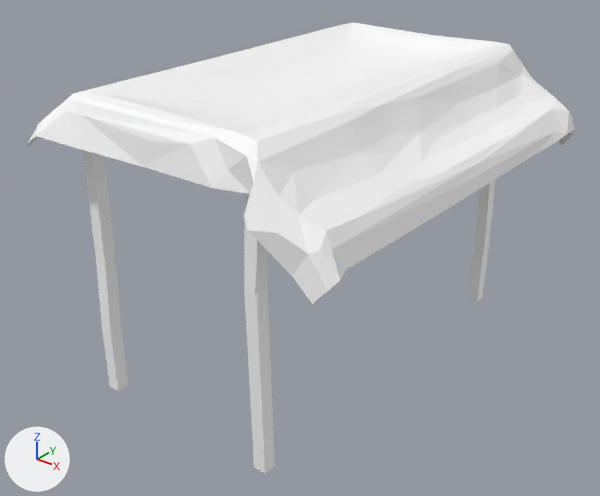
What one commit did to the glTF model Client/Client/Resource/DDSMapData/Meshes/SM_MarketStall_01.gltf.
The view is the same before and after, from a 50 mm camera at (4.09, -5.31, 4.18) aimed at (0.07, -0.28, 1.07). The lights are fixed; the arrows at lower left show +X, +Y and +Z. The older version comes first.

The first picture shows 'SM_MarketStall_01'.
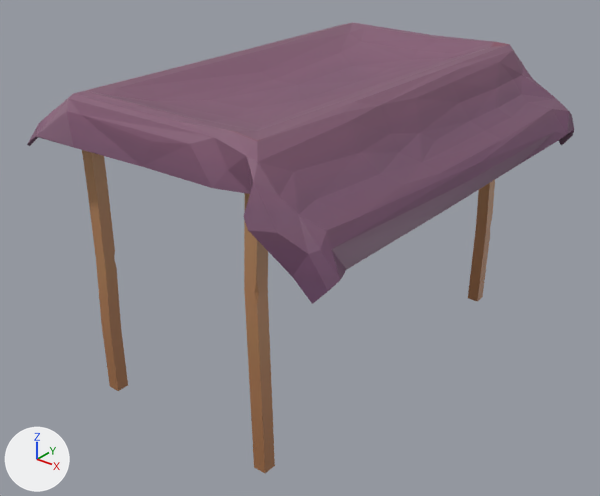
Location of each change, [x1, y1, x2, y2] in pixels of the pictures (600 x 496 px):
'SM_MarketStall_01', surface changed (white to purple)
    both: [27, 23, 574, 473]

The edits, one by one:
Picture 'MI_Prop_01_BaseColor.png' (img_mi_prop_01_basecolor_png) is new.
In material 'MI_Prop_01' (mat_mi_prop_01), base_color is no longer (1.0, 1.0, 1.0), white #ffffff.
In material 'MI_Prop_01' (mat_mi_prop_01), texture is now set to img_mi_prop_01_basecolor_png.
In material 'MI_Cloth_01' (mat_mi_cloth_01), base_color is no longer (1.0, 1.0, 1.0), white #ffffff.
In material 'MI_Cloth_01' (mat_mi_cloth_01), texture is now set to img_mi_prop_01_basecolor_png.
